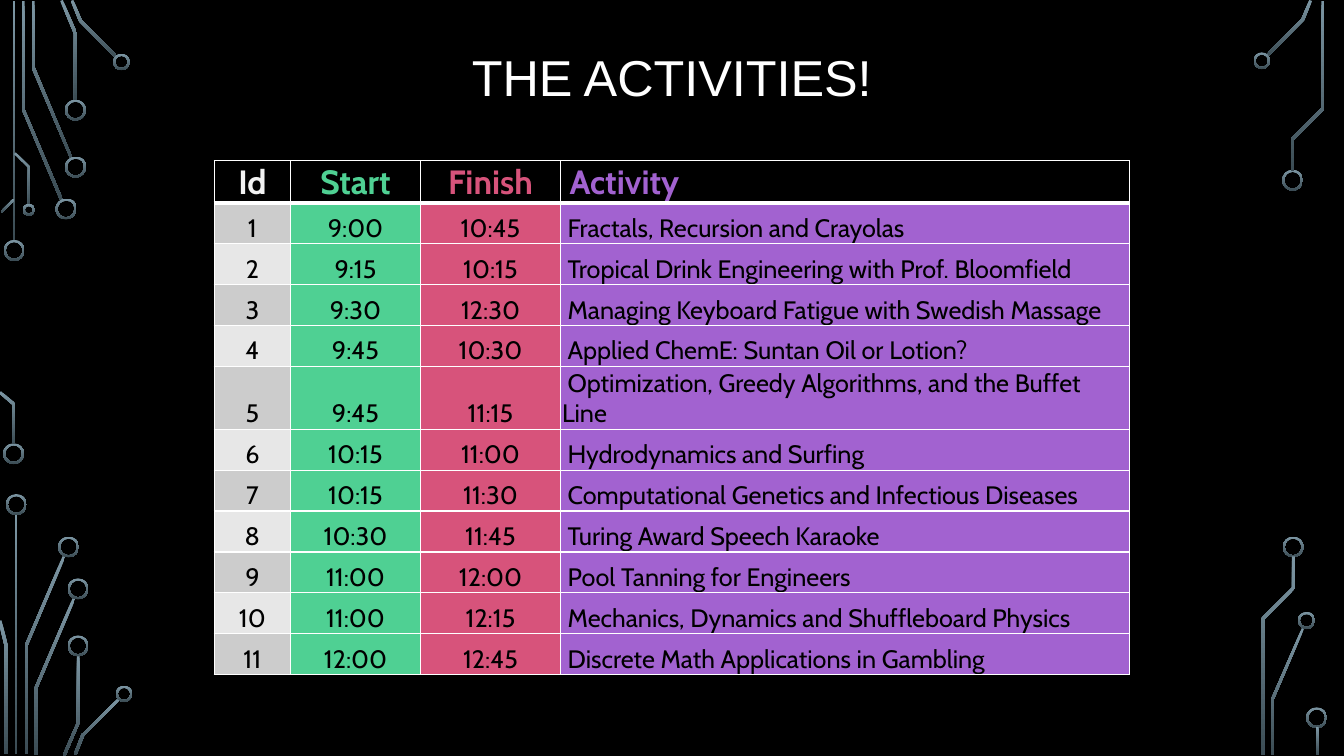
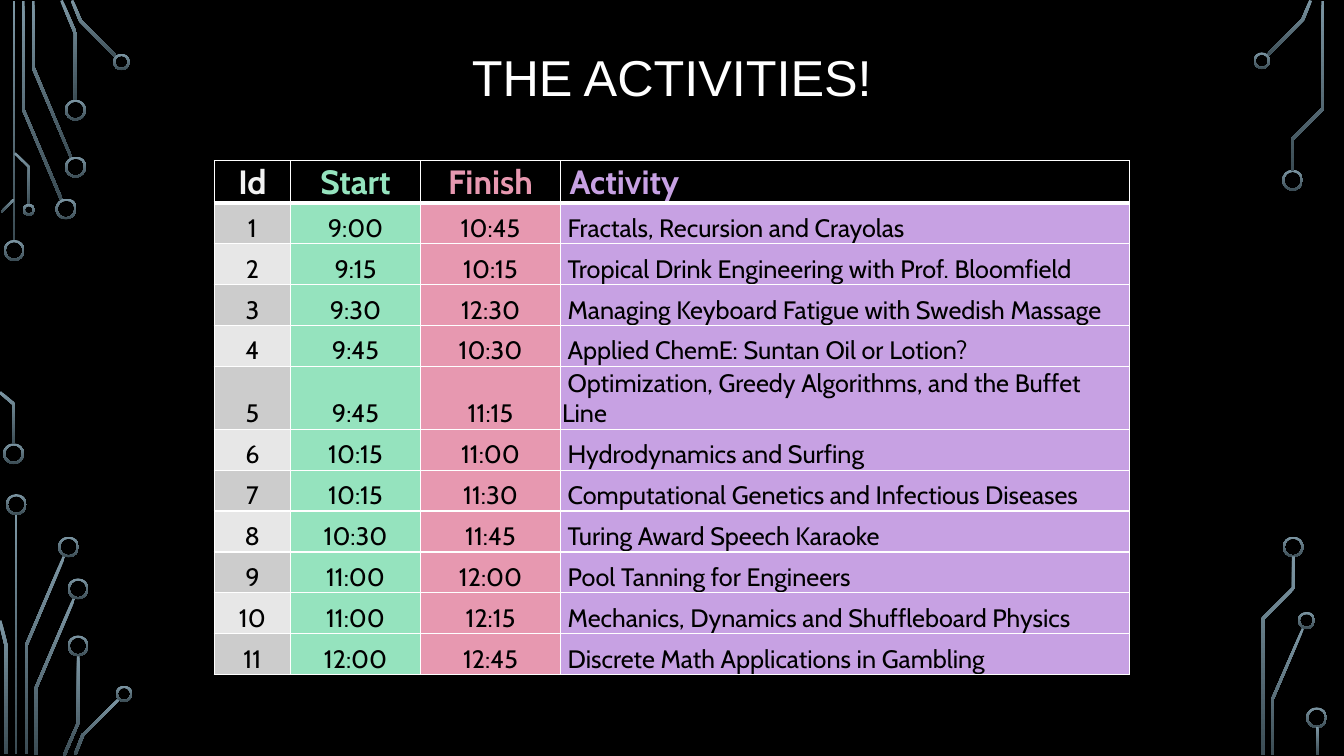
Before and after one commit to markfloryan/dsa2, a slide deck: slide 5 of slides/03-4-ActivitySelect.pptx. Drawn at 1344x756 pixels with LibreOffice and Linux fonts; fonts in the diff are those of the drawing; background and template pictures are left out. Boxes give left, top, right and bottom in pixels: in the first picture for what was removed or moved away, otherwise in the second. Text is boxed around its words. In the diff, an @@ line names an element or a change of style, - is before the commit and + after.

```diff
--- a/slides/03-4-ActivitySelect.pptx
+++ b/slides/03-4-ActivitySelect.pptx
@@ table at [214, 160, 1130, 678] @@
@@ fill #4FD093 to #95E3BE in 11 cells @@
@@ fill #D7537B to #E798B0 in 11 cells @@
@@ fill #A262D0 to #C7A1E3 in 11 cells @@
@@ text colour #4FD093 to #95E3BE in "Start" @@
@@ text colour #D7537B to #E798B0 in "Finish" @@
@@ text colour #A262D0 to #C7A1E3 in "Activity" @@
```
Also in this commit, not shown: 8 other slides changed, 3 other files.
